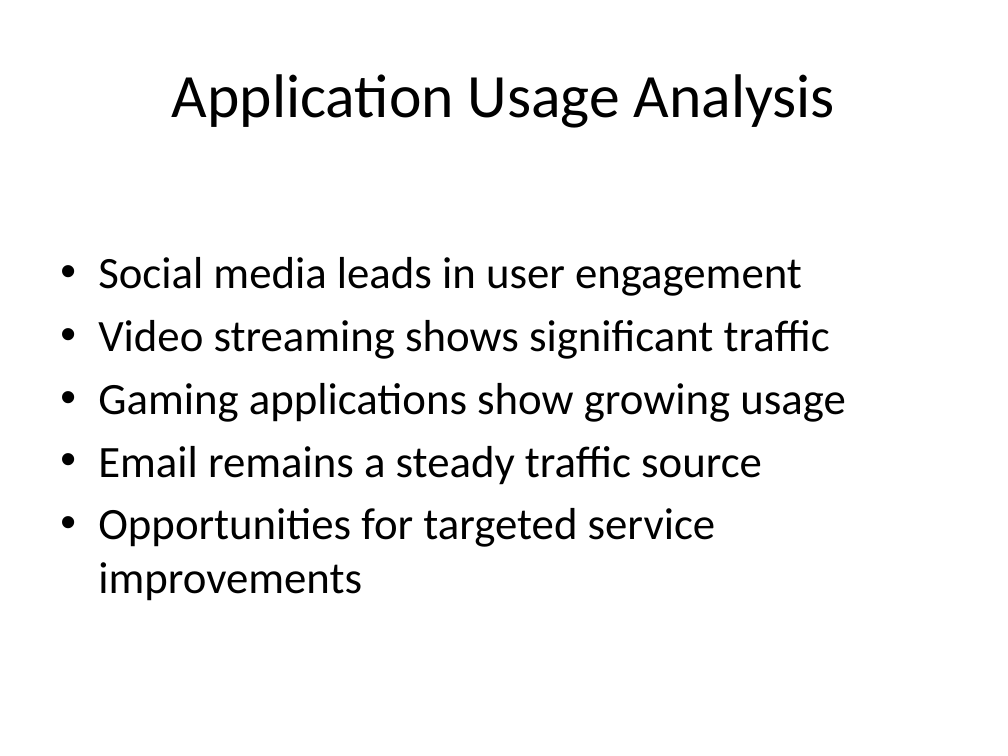
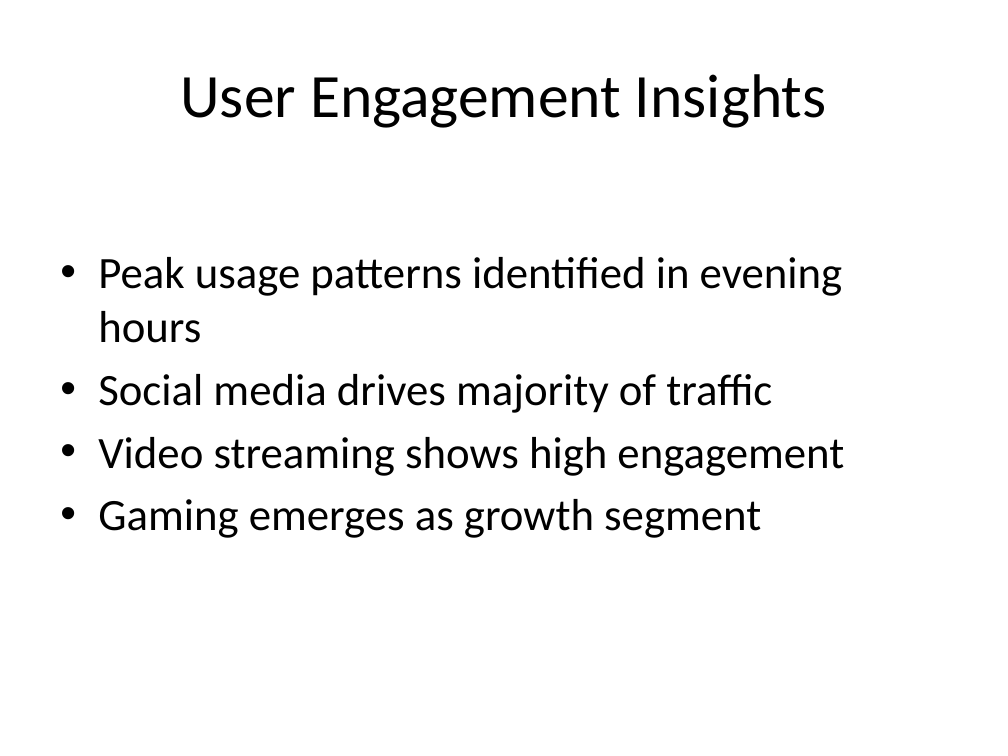
Before and after one commit to Kidyoh/10Academy-week2-Challenge, a slide deck: slide 4 of presentations/TellCo_Analysis_Interim.pptx (slide 7 before the commit). Drawn at 1008x756 pixels with LibreOffice and Linux fonts; fonts in the diff are those of the drawing. Boxes give left, top, right and bottom in pixels: in the first picture for what was removed or moved away, otherwise in the second. Text is boxed around its words. In the diff, an @@ line names an element or a change of style, - is before the commit and + after.

```diff
--- a/presentations/TellCo_Analysis_Interim.pptx
+++ b/presentations/TellCo_Analysis_Interim.pptx
@@ title at (180, 74, 827, 128): text changed @@
-Application Usage Analysis
+User Engagement Insights
@@ text at (98, 257, 844, 538): text changed @@
-• Social media leads in user engagement
-• Video streaming shows significant traffic
-• Gaming applications show growing usage
-• Email remains a steady traffic source
-• Opportunities for targeted service improvements
+• Peak usage patterns identified in evening hours
+• Social media drives majority of traffic
+• Video streaming shows high engagement
+• Gaming emerges as growth segment
```
Also in this commit, not shown: 3 other slides changed, 1 slide added, 4 slides removed, 19 other files.
